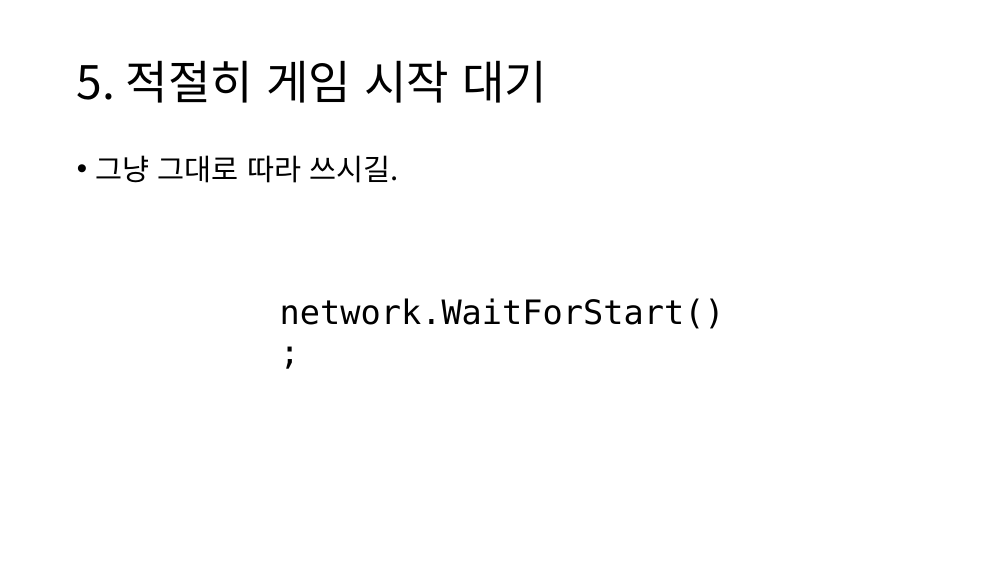
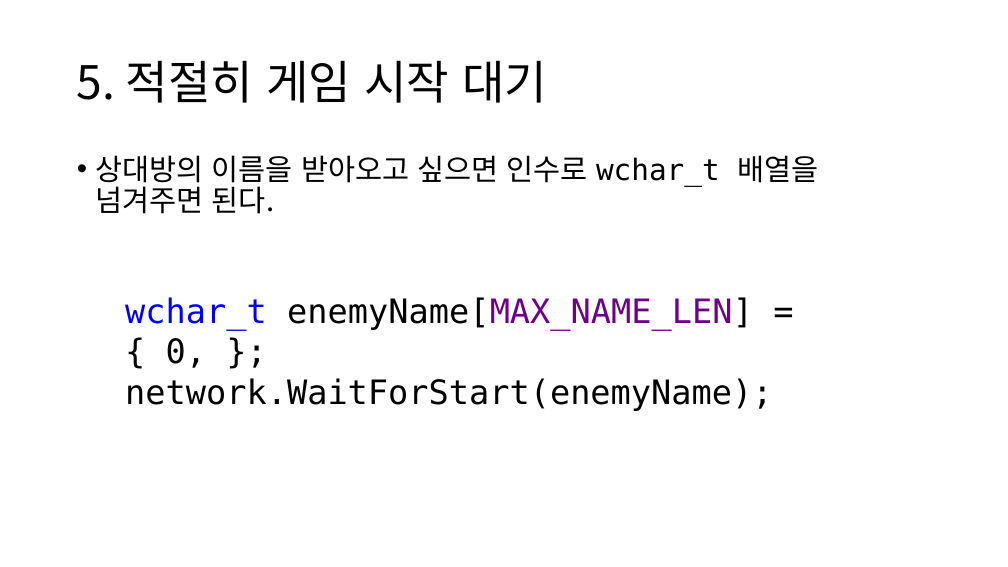
Before and after one commit to namse/BGNL, a slide deck: slide 11 of BGNL사용법설명.pptx. Drawn at 1008x567 pixels with LibreOffice and Linux fonts; fonts in the diff are those of the drawing. Boxes give left, top, right and bottom in pixels: in the first picture for what was removed or moved away, otherwise in the second. Text is boxed around its words. In the diff, an @@ line names an element or a change of style, - is before the commit and + after.

Commit message:
Change GameStartResult packet to recive name

```diff
--- a/BGNL사용법설명.pptx
+++ b/BGNL사용법설명.pptx
@@ text at (96, 155, 818, 214): text changed @@
-• 그냥 그대로 따라 쓰시길.
+• 상대방의 이름을 받아오고 싶으면 인수로 wchar_t 배열을 넘겨주면 된다.
@@ text added at (125, 297, 772, 411), 32 pt, text #000000 @@
+wchar_t enemyName[MAX_NAME_LEN] = { 0, };
+network.WaitForStart(enemyName);
@@ text removed at (280, 298, 725, 329) @@
-network.WaitForStart();
```
Also in this commit, not shown: 4 other files.
